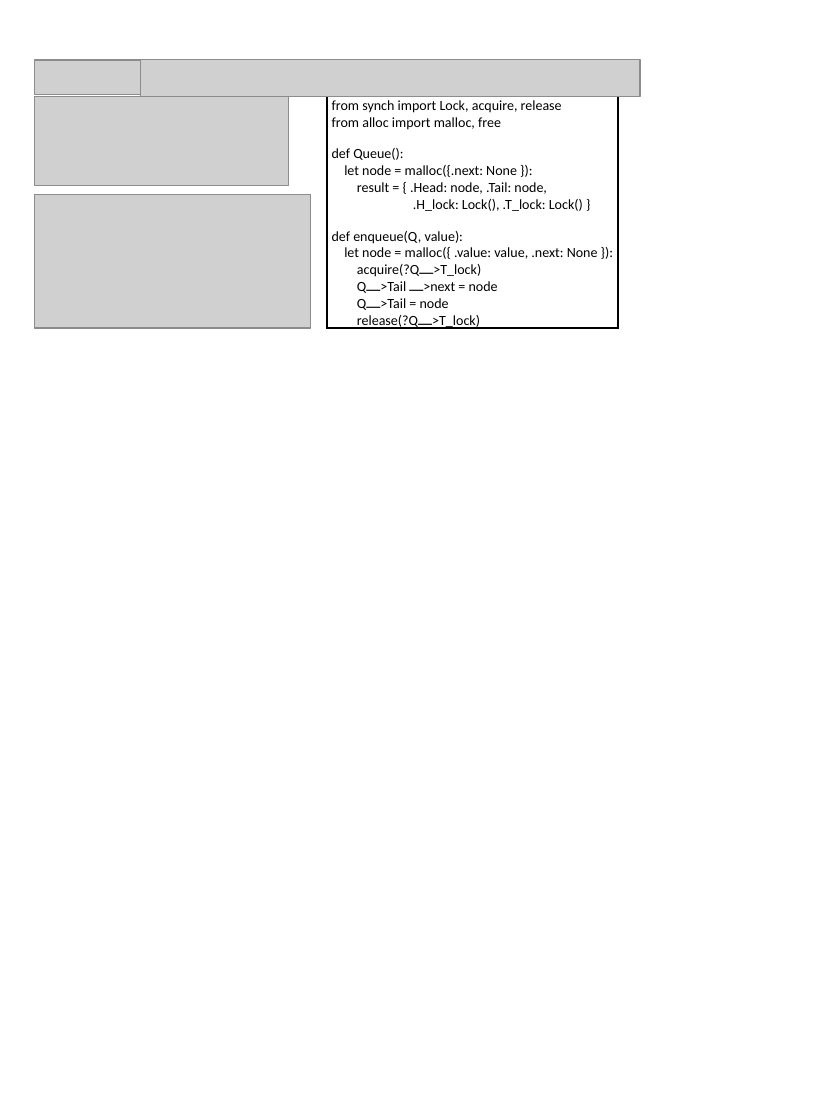
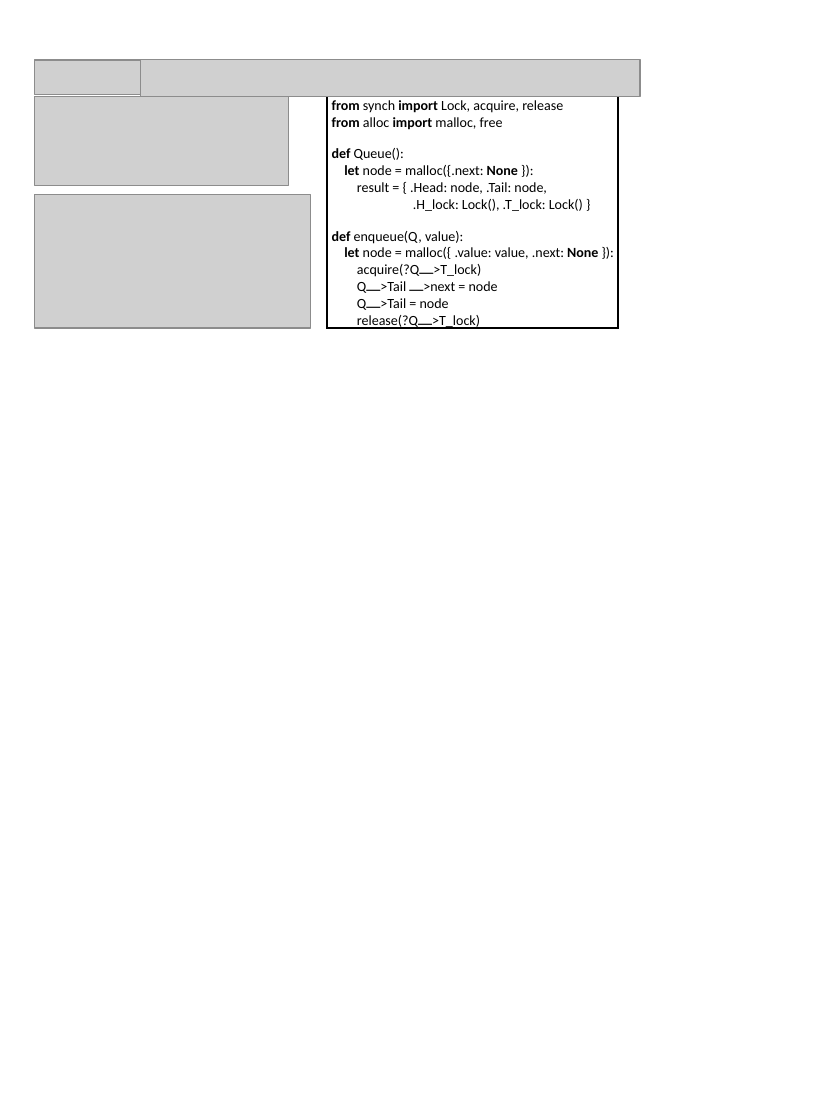
Before and after one commit to harmonylang/harmony, a slide deck: slide 1 of paper/MS.pptx. Drawn at 840x1120 pixels with LibreOffice and Linux fonts; fonts in the diff are those of the drawing; grey boxes stand for pictures. Boxes give left, top, right and bottom in pixels: in the first picture for what was removed or moved away, otherwise in the second. Text is boxed around its words. In the diff, an @@ line names an element or a change of style, - is before the commit and + after.

```diff
--- a/paper/MS.pptx
+++ b/paper/MS.pptx
@@ text at [332, 100, 598, 259]: bold on in "from import", "from import", "def", "let None" and 2 more places @@
```
Also in this commit, not shown: 1 other file.
